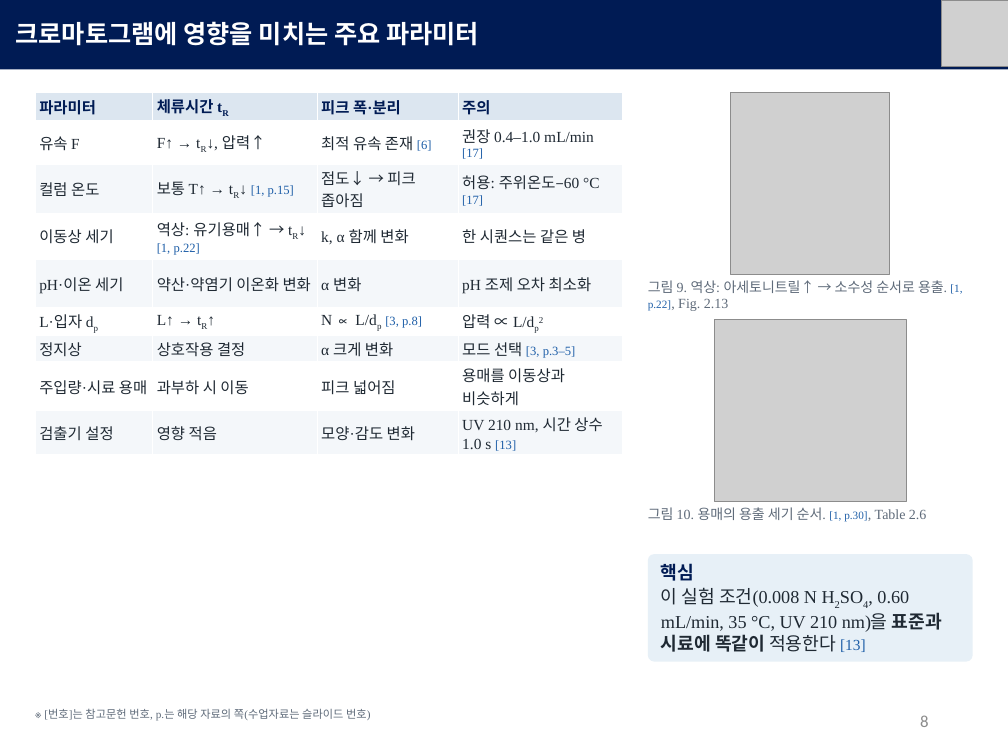
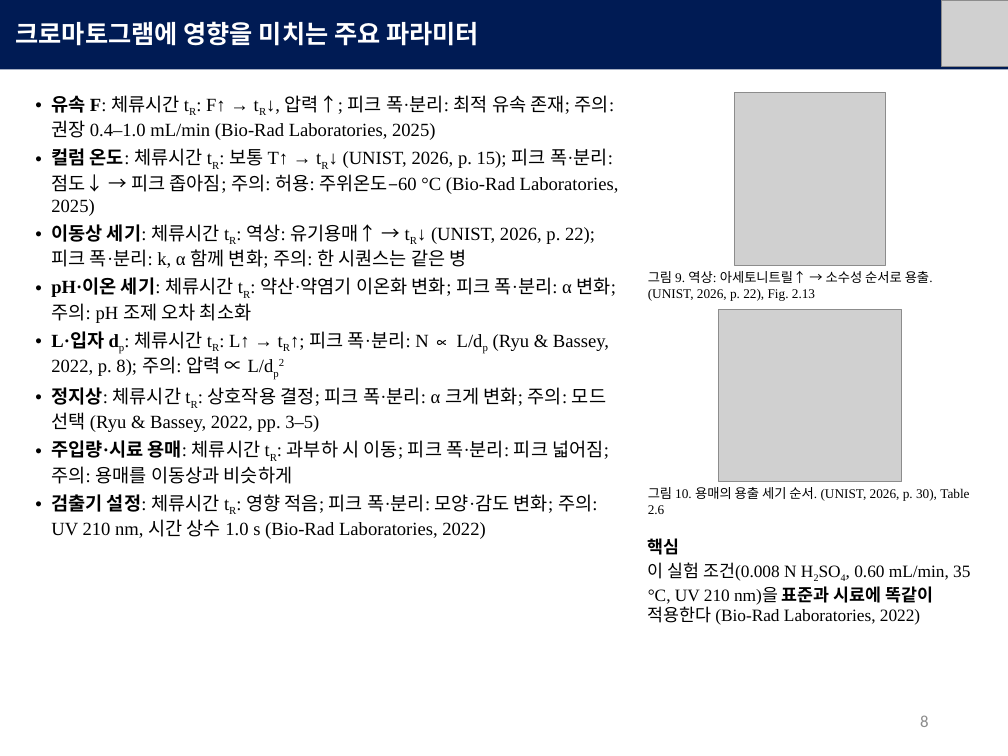
Before and after one commit to mingyu221/office, a slide deck: slide 8 of HPLC_formate_slides_KO.pptx. Drawn at 1008x756 pixels with LibreOffice and Linux fonts; fonts in the diff are those of the drawing; grey boxes stand for pictures. Boxes give left, top, right and bottom in pixels: in the first picture for what was removed or moved away, otherwise in the second. Text is boxed around its words. In the diff, an @@ line names an element or a change of style, - is before the commit and + after.

```diff
--- a/HPLC_formate_slides_KO.pptx
+++ b/HPLC_formate_slides_KO.pptx
@@ table removed at [35,93,623,455], 9 rows, 4 columns @@
-파라미터 | 체류시간 tR | 피크 폭·분리 | 주의
-유속 F | F↑ → tR↓, 압력↑ | 최적 유속 존재 [6] | 권장 0.4–1.0 mL/min [17]
-컬럼 온도 | 보통 T↑ → tR↓ [1, p.15] | 점도↓ → 피크 좁아짐 | 허용: 주위온도–60 °C [17]
-이동상 세기 | 역상: 유기용매↑ → tR↓ [1, p.22] | k, α 함께 변화 | 한 시퀀스는 같은 병
-pH·이온 세기 | 약산·약염기 이온화 변화 | α 변화 | pH 조제 오차 최소화
-L·입자 dp | L↑ → tR↑ | N ∝ L/dp [3, p.8] | 압력 ∝ L/dp2
-정지상 | 상호작용 결정 | α 크게 변화 | 모드 선택 [3, p.3–5]
-주입량·시료 용매 | 과부하 시 이동 | 피크 넓어짐 | 용매를 이동상과 비슷하게
-검출기 설정 | 영향 적음 | 모양·감도 변화 | UV 210 nm, 시간 상수 1.0 s [13]
@@ text added at [51,95,619,539], 13.3 pt, text #000000 @@
+• 유속 F: 체류시간 tR: F↑ → tR↓, 압력↑; 피크 폭·분리: 최적 유속 존재; 주의: 권장 0.4–1.0 mL/min (Bio-Rad Laboratories, 2025)
+• 컬럼 온도: 체류시간 tR: 보통 T↑ → tR↓ (UNIST, 2026, p. 15); 피크 폭·분리: 점도↓ → 피크 좁아짐; 주의: 허용: 주위온도–60 °C (Bio-Rad Laboratories, 2025)
+• 이동상 세기: 체류시간 tR: 역상: 유기용매↑ → tR↓ (UNIST, 2026, p. 22); 피크 폭·분리: k, α 함께 변화; 주의: 한 시퀀스는 같은 병
+• pH·이온 세기: 체류시간 tR: 약산·약염기 이온화 변화; 피크 폭·분리: α 변화; 주의: pH 조제 오차 최소화
+• L·입자 dp: 체류시간 tR: L↑ → tR↑; 피크 폭·분리: N ∝ L/dp (Ryu & Bassey, 2022, p. 8); 주의: 압력 ∝ L/dp2
+• 정지상: 체류시간 tR: 상호작용 결정; 피크 폭·분리: α 크게 변화; 주의: 모드 선택 (Ryu & Bassey, 2022, pp. 3–5)
+• 주입량·시료 용매: 체류시간 tR: 과부하 시 이동; 피크 폭·분리: 피크 넓어짐; 주의: 용매를 이동상과 비슷하게
+• 검출기 설정: 체류시간 tR: 영향 적음; 피크 폭·분리: 모양·감도 변화; 주의: UV 210 nm, 시간 상수 1.0 s (Bio-Rad Laboratories, 2022)
@@ picture: place and size @@
-picture at [731,93,890,274]
+picture at [735,93,886,265]
@@ text at [648,271,933,301]: text changed; size 10 to 9.5 pt; text colour #5F6B7A to #000000 @@
-그림 9. 역상: 아세토니트릴↑ → 소수성 순서로 용출. [1, p.22], Fig. 2.13
+그림 9. 역상: 아세토니트릴↑ → 소수성 순서로 용출. (UNIST, 2026, p. 22), Fig. 2.13
@@ picture: place and size @@
-picture at [714,320,906,501]
+picture at [719,309,901,482]
@@ text at [648,487,969,514]: text changed; size 10 to 9.5 pt; text colour #5F6B7A to #000000 @@
-그림 10. 용매의 용출 세기 순서. [1, p.30], Table 2.6
+그림 10. 용매의 용출 세기 순서. (UNIST, 2026, p. 30), Table 2.6
@@ text at [648,538,680,555]: size 13 to 12.3 pt, text colour #001B54 to #000000 in "핵심" @@
@@ text "핵심": place and size @@
-text "핵심" at [661,563,942,652]
+text "핵심" at [648,538,970,625]
@@ text at [648,562,970,625]: text changed; size 13 to 12.3 pt; text colour #1F2933 to #000000 @@
-이 실험 조건(0.008 N H2SO4, 0.60 mL/min, 35 °C, UV 210 nm)을 표준과 시료에 똑같이 적용한다 [13]
+이 실험 조건(0.008 N H2SO4, 0.60 mL/min, 35 °C, UV 210 nm)을 표준과 시료에 똑같이 적용한다 (Bio-Rad Laboratories, 2022)
@@ rounded rectangle removed at [648,554,973,662] @@
@@ text removed at [48,709,371,721] @@
-※ [번호]는 참고문헌 번호, p.는 해당 자료의 쪽(수업자료는 슬라이드 번호)
```
Also in this commit, not shown: 12 other slides changed, 2 slides removed, 3 other files.
